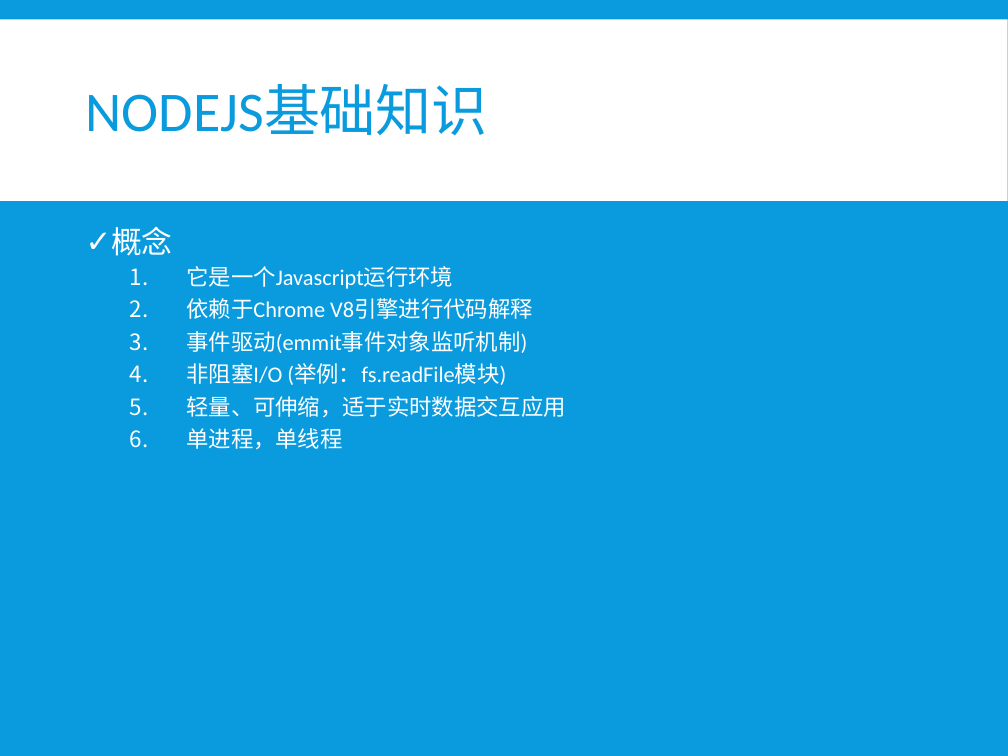
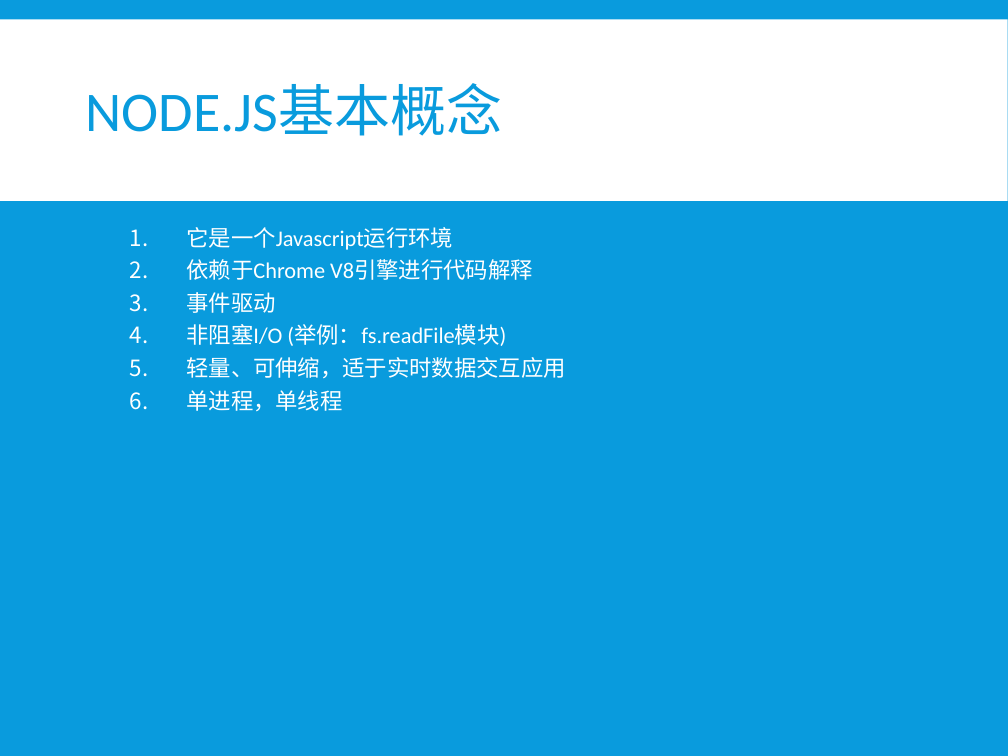
Before and after one commit to xiayu1986/webLearn, a slide deck: slide 2 of mix/技术分享/NODE技术分享.pptx. Drawn at 1008x756 pixels with LibreOffice and Linux fonts; fonts in the diff are those of the drawing. Boxes give left, top, right and bottom in pixels: in the first picture for what was removed or moved away, otherwise in the second. Text is boxed around its words. In the diff, an @@ line names an element or a change of style, - is before the commit and + after.

```diff
--- a/mix/技术分享/NODE技术分享.pptx
+++ b/mix/技术分享/NODE技术分享.pptx
@@ title at [86, 84, 503, 136]: text changed @@
-NODEJS基础知识
+NODE.JS基本概念
@@ text at [111, 227, 172, 256]: paragraph removed @@
-✓ 概念
@@ text at [186, 292, 275, 313]: text changed @@
-  3. 事件驱动(emmit事件对象监听机制)
+  3. 事件驱动
```
Also in this commit, not shown: 11 other slides changed, 8 slides added, 4 slides removed, 1 other file.
